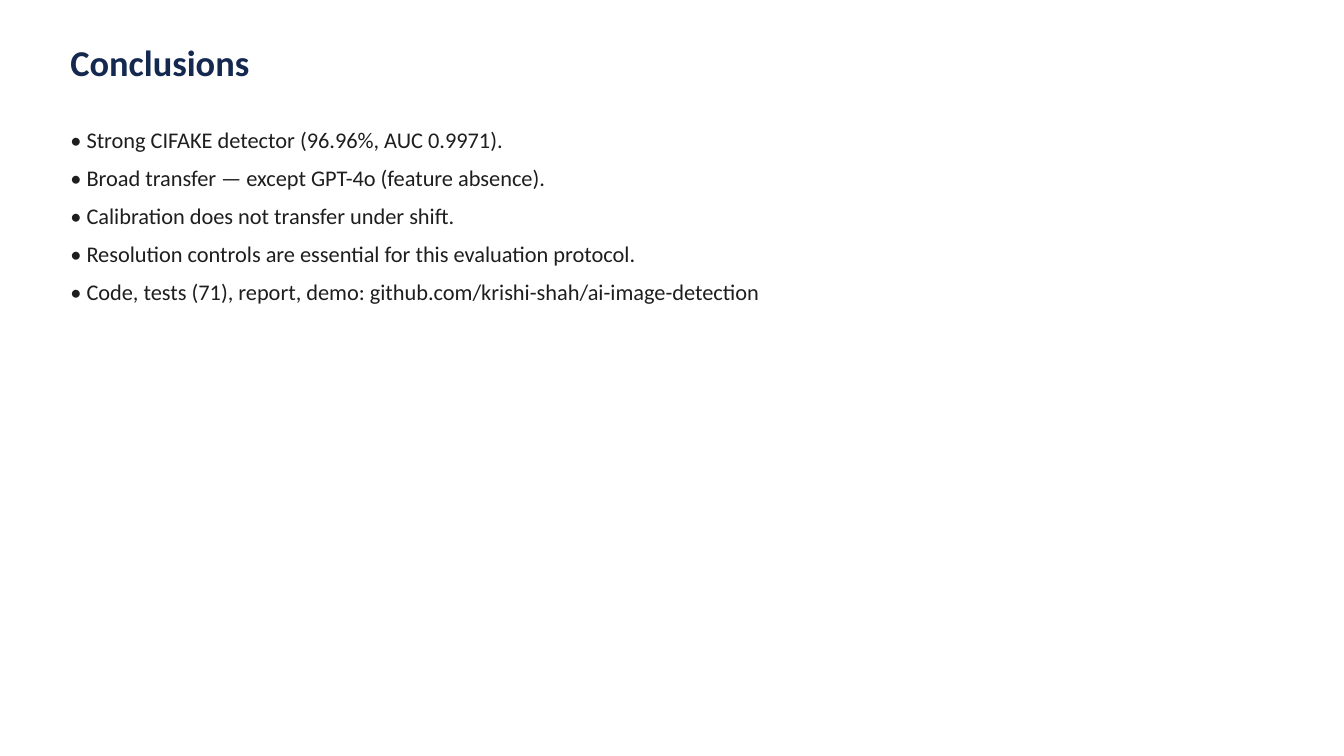
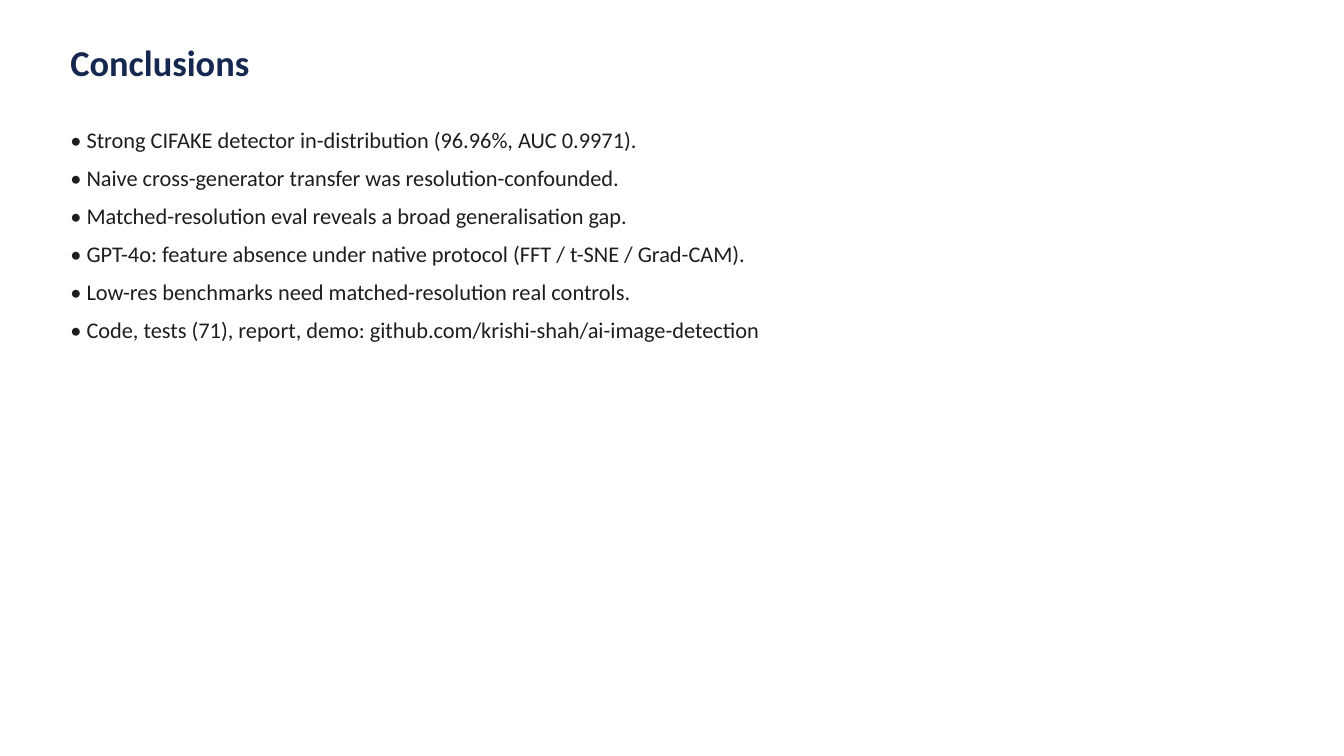
Before and after one commit to krishi-shah/ai-image-detection, a slide deck: slide 16 of reports/presentation.pptx. Drawn at 1344x756 pixels with LibreOffice and Linux fonts; fonts in the diff are those of the drawing. Boxes give left, top, right and bottom in pixels: in the first picture for what was removed or moved away, otherwise in the second. Text is boxed around its words. In the diff, an @@ line names an element or a change of style, - is before the commit and + after.

Commit message:
Fold resolution-control results into final report and presentation.

```diff
--- a/reports/presentation.pptx
+++ b/reports/presentation.pptx
@@ text at <box>87,132,745,300</box>: text changed @@
-• Strong CIFAKE detector (96.96%, AUC 0.9971).
-• Broad transfer — except GPT-4o (feature absence).
-• Calibration does not transfer under shift.
-• Resolution controls are essential for this evaluation protocol.
+• Strong CIFAKE detector in-distribution (96.96%, AUC 0.9971).
+• Naive cross-generator transfer was resolution-confounded.
+• Matched-resolution eval reveals a broad generalisation gap.
+• GPT-4o: feature absence under native protocol (FFT / t-SNE / Grad-CAM).
+• Low-res benchmarks need matched-resolution real controls.
```
Also in this commit, not shown: 1 other slide changed, 1 slide added, 1 slide removed, 11 other files.
